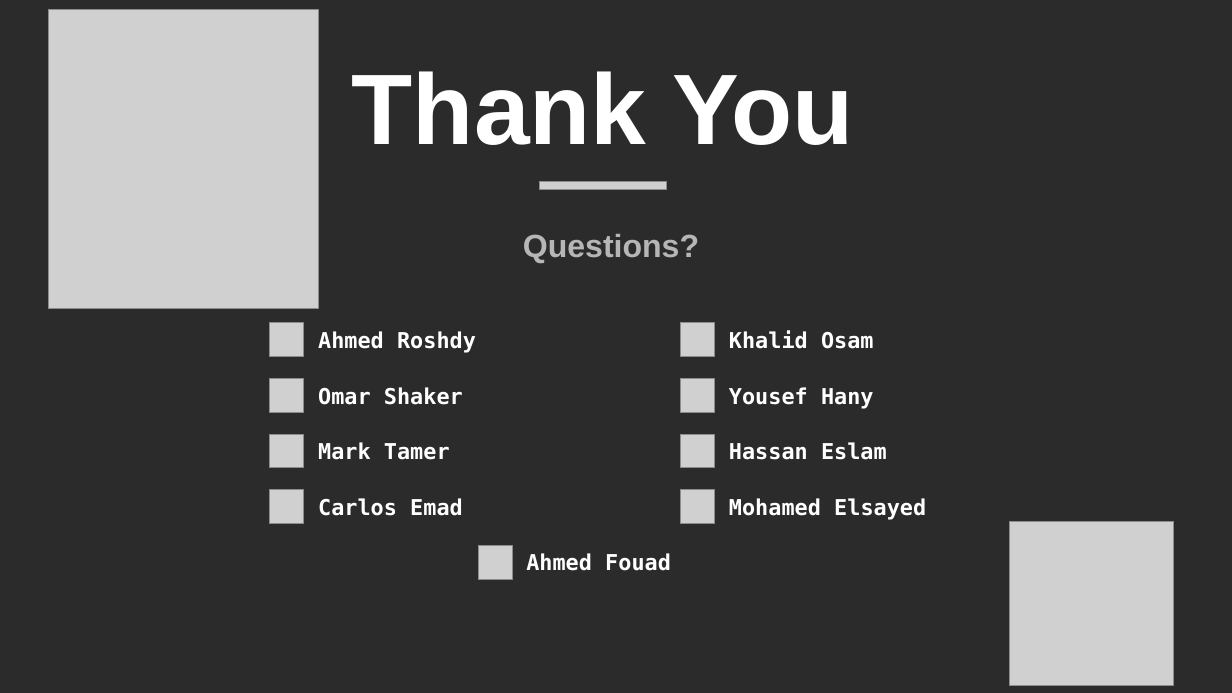
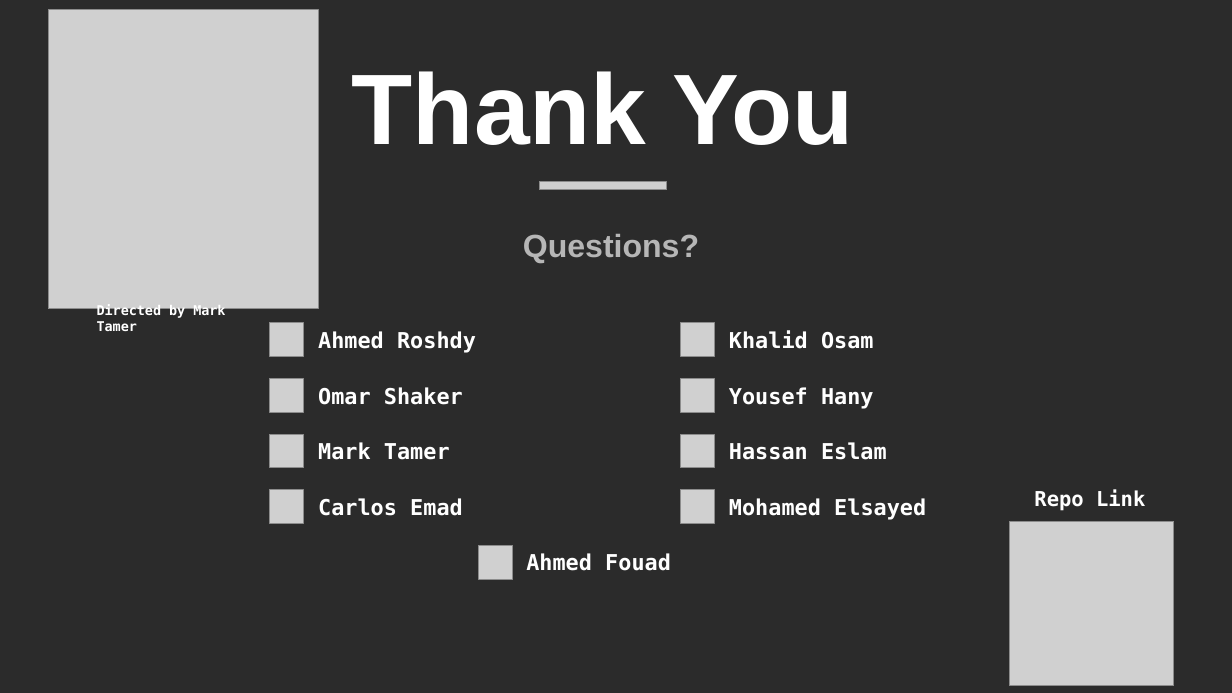
Before and after one commit to AhmedMohammedRo/Linear_Algebra_Project, a slide deck: slide 13 of Linear Regression CO₂ Emissions.pptx. Drawn at 1232x693 pixels with LibreOffice and Linux fonts; fonts in the diff are those of the drawing; grey boxes stand for pictures; background and template pictures are left out; a plain dark background stands for a picture behind light text. Boxes give left, top, right and bottom in pixels: in the first picture for what was removed or moved away, otherwise in the second. Text is boxed around its words. In the diff, an @@ line names an element or a change of style, - is before the commit and + after.

```diff
--- a/Linear Regression CO₂ Emissions.pptx
+++ b/Linear Regression CO₂ Emissions.pptx
@@ text added at bbox=[97, 304, 225, 331], 10.5 pt, text #FFFFFF, bold @@
+Directed by Mark Tamer
@@ text added at bbox=[1034, 490, 1145, 511], 16 pt, text #FFFFFF, bold @@
+Repo Link
```
Also in this commit, not shown: 1 other file.
